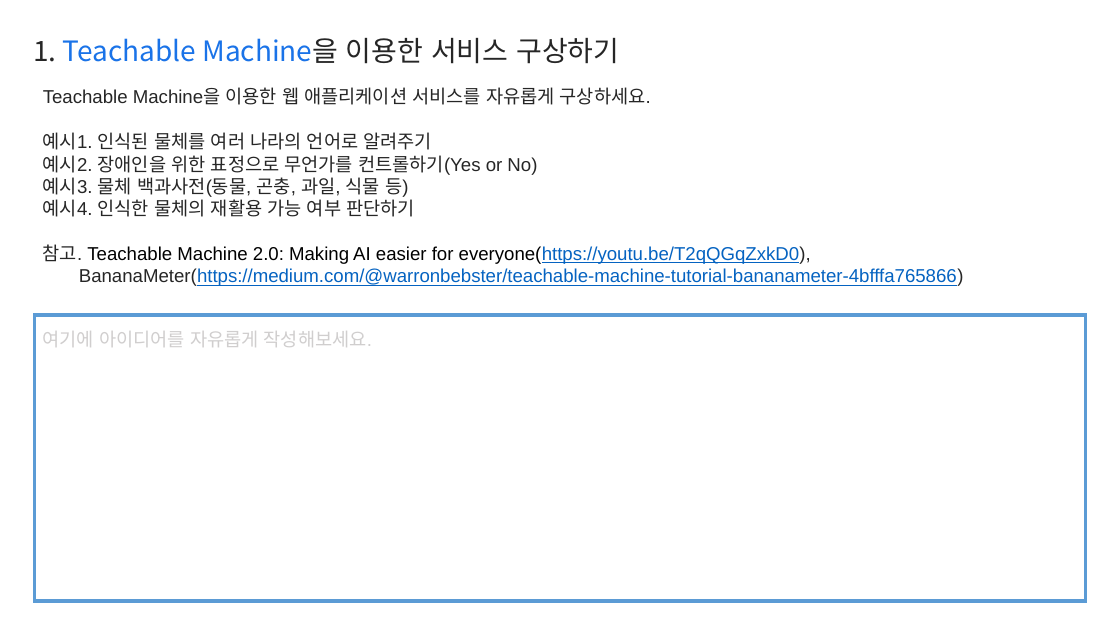
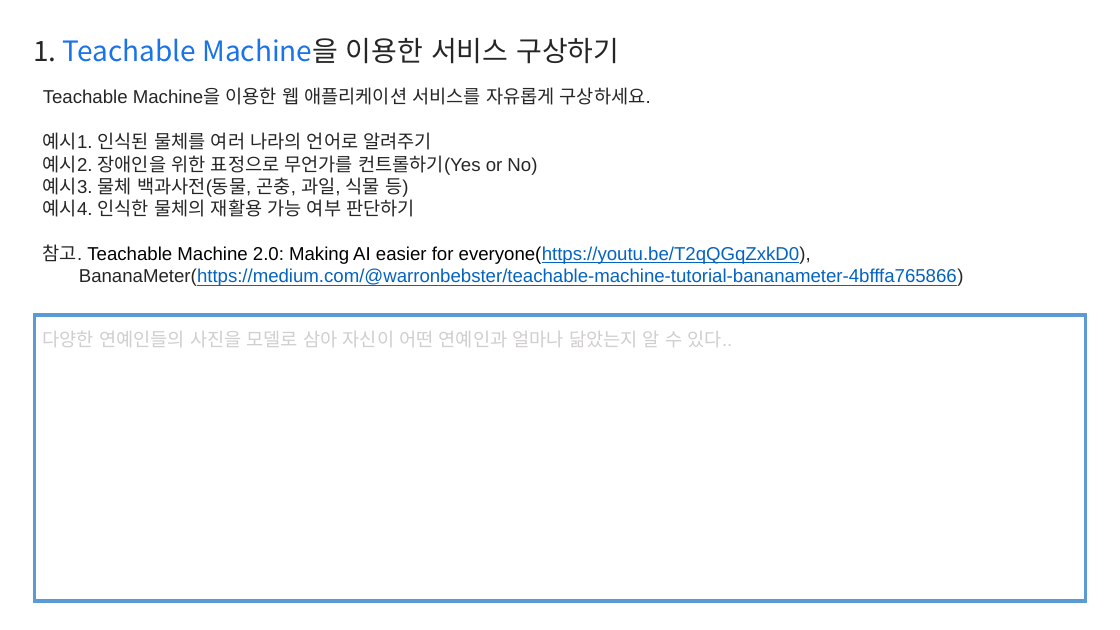
Before and after one commit to kuskus0625/Tm, a slide deck: slide 2 of doc/Report.pptx. Drawn at 1120x630 pixels with LibreOffice and Linux fonts; fonts in the diff are those of the drawing. Boxes give left, top, right and bottom in pixels: in the first picture for what was removed or moved away, otherwise in the second. Text is boxed around its words. In the diff, an @@ line names an element or a change of style, - is before the commit and + after.

```diff
--- a/doc/Report.pptx
+++ b/doc/Report.pptx
@@ text at [43, 331, 732, 347]: text changed @@
-여기에 아이디어를 자유롭게 작성해보세요.
+다양한 연예인들의 사진을 모델로 삼아 자신이 어떤 연예인과 얼마나 닮았는지 알 수 있다..
```
Also in this commit, not shown: 2 other slides changed, 1 other file.
